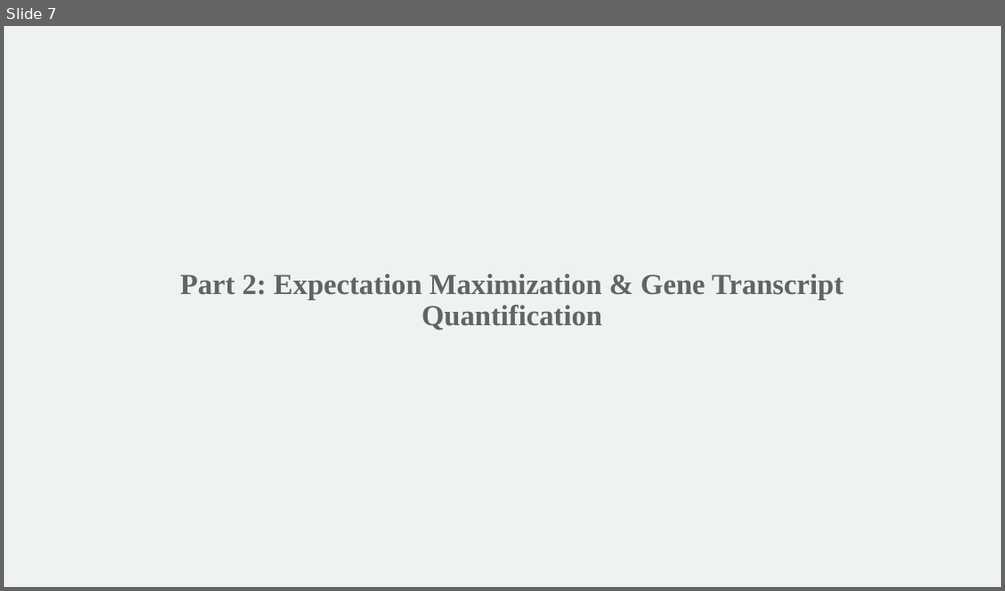
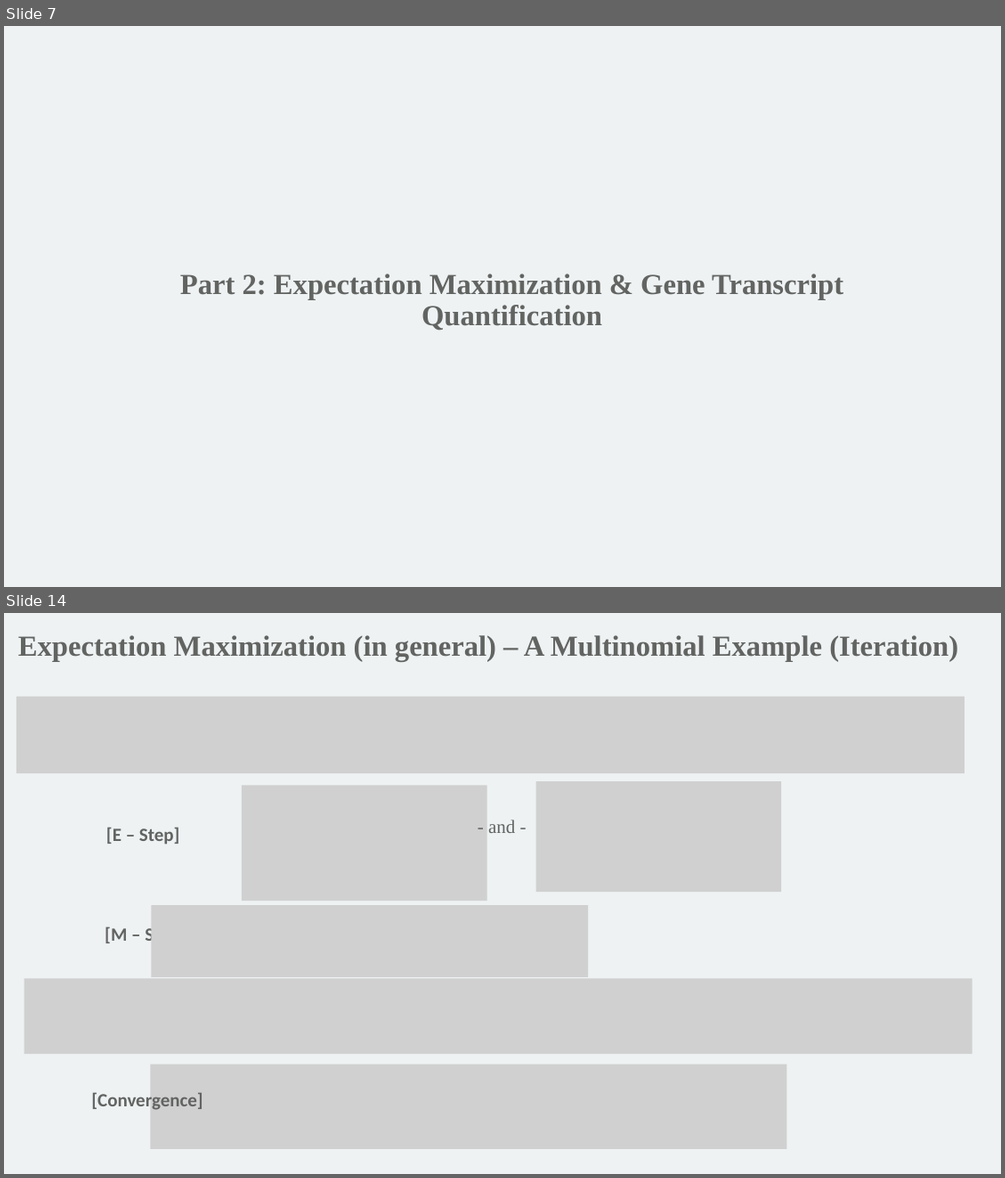
Before and after one commit to mathornton01/2022_UTSW_Lyda_Hill_Department_Advanced_NGS_Analysis_Nanocourse, a slide deck: Advanced NGS Analysis (Day 2).pptx. Shown one above the other, each under a label of ours: slide 7 before the commit, slides 7 and 14 after it; the slides between them are not shown. The pictures are 1005x591 and 1005x1178 pixels, drawn with LibreOffice and Linux fonts; fonts in the diff are those of the drawing; grey boxes stand for pictures; background and template pictures are left out. Boxes give left, top, right and bottom in pixels: in the first picture for what was removed or moved away, otherwise in the second. Text is boxed around its words. In the diff, an @@ line names an element or a change of style, - is before the commit and + after.

Commit message:
finished general discussion of EM and first multinomial EM example

```diff
--- a/Advanced NGS Analysis (Day 2).pptx
+++ b/Advanced NGS Analysis (Day 2).pptx
@@ slide 14 added at bbox=[4, 613, 1001, 1174], background #EEF2F3 @@
@@ text added at bbox=[18, 635, 958, 662], 28 pt, text #626462, bold @@
+Expectation Maximization (in general) – A Multinomial Example (Iteration)
@@ picture added at bbox=[16, 696, 965, 773] @@
@@ picture added at bbox=[242, 785, 487, 900] @@
@@ picture added at bbox=[535, 781, 781, 892] @@
@@ text added at bbox=[488, 819, 515, 833], 18 pt, text #626462 @@
+- and -
@@ text added at bbox=[106, 827, 180, 844], 18 pt, text #626462, bold @@
+[E – Step]
@@ picture added at bbox=[152, 906, 588, 977] @@
@@ text added at bbox=[105, 926, 186, 943], 18 pt, text #626462, bold @@
+[M – Step]
@@ picture added at bbox=[24, 979, 972, 1054] @@
@@ picture added at bbox=[151, 1064, 787, 1149] @@
@@ text added at bbox=[91, 1093, 202, 1110], 18 pt, text #626462, bold @@
+[Convergence]
```
Also in this commit, not shown: 3 slides changed, 3 other slides added, 1 other file.
